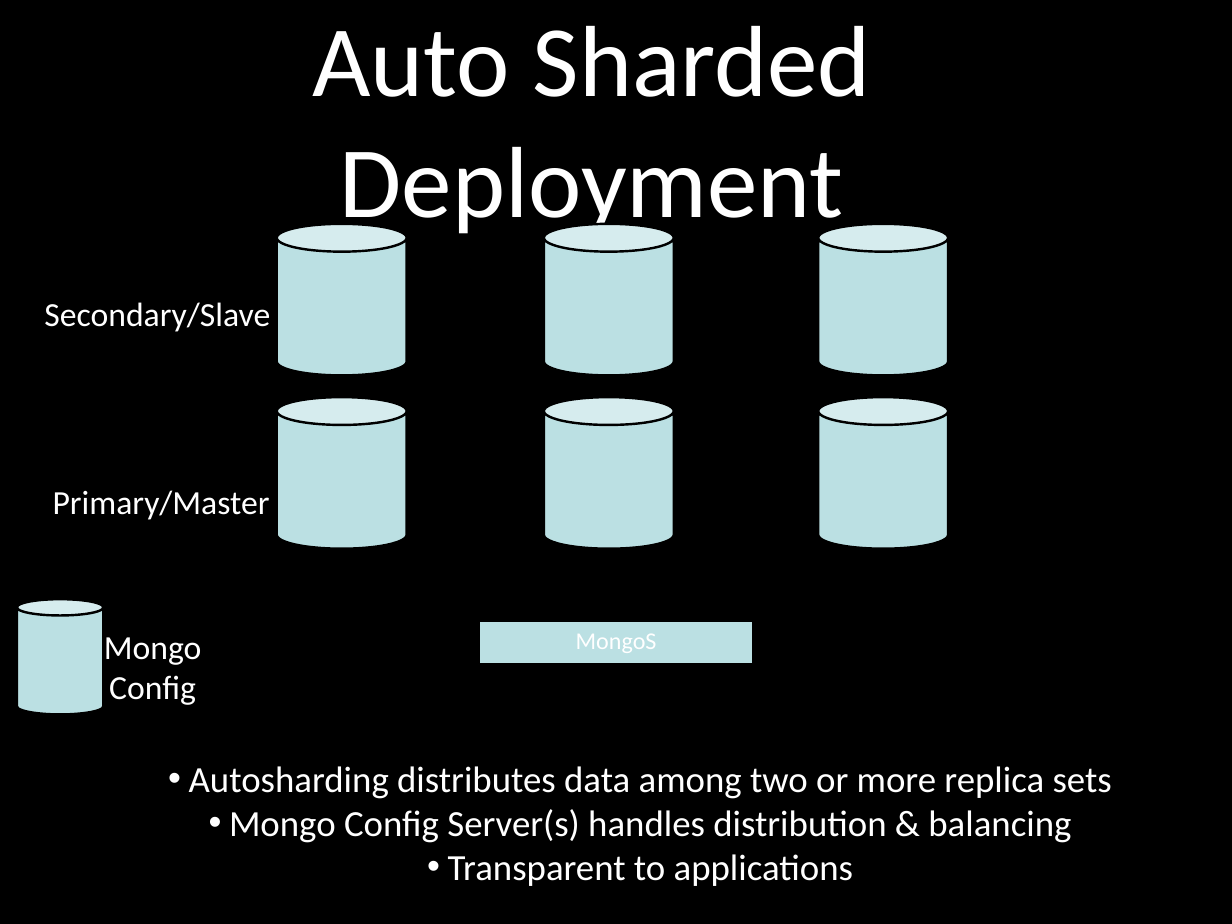
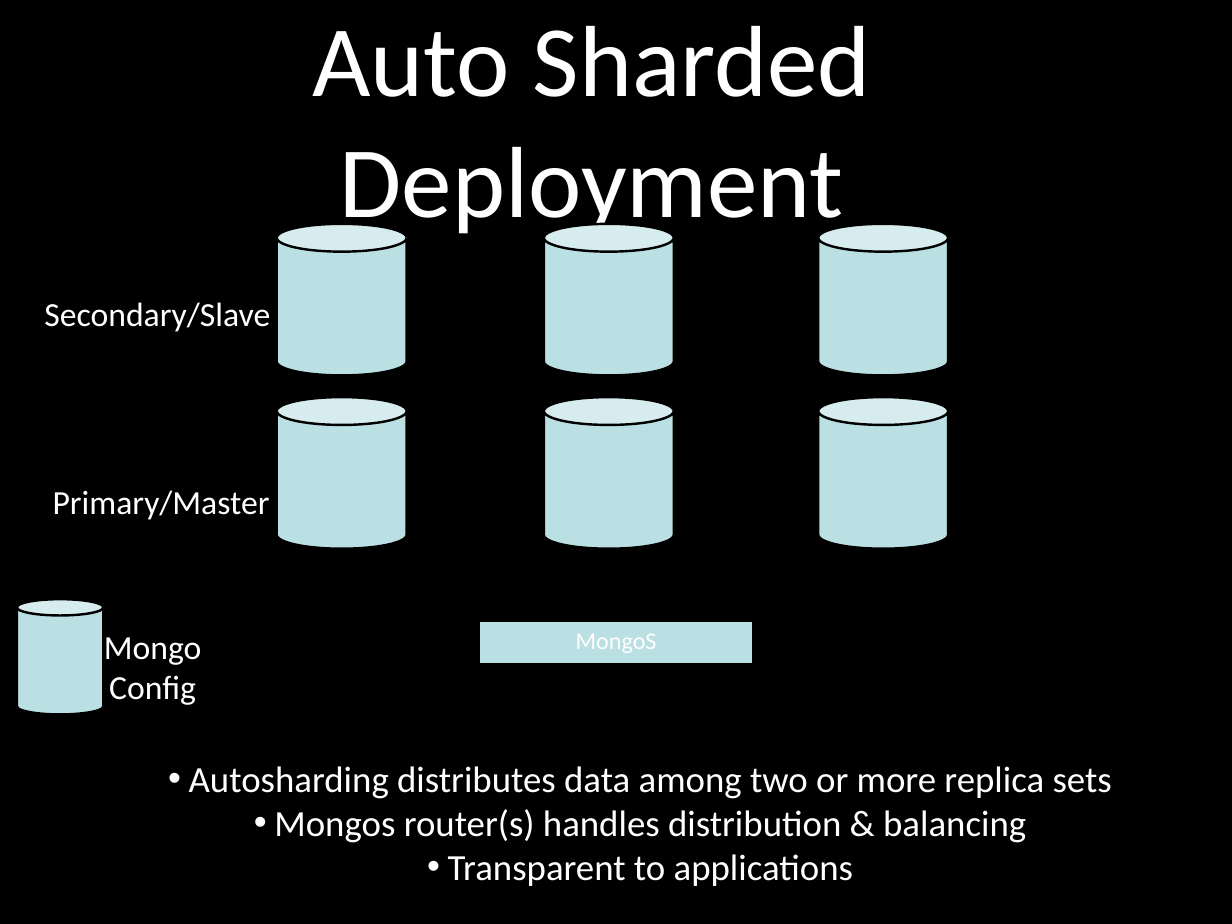
Before and after one commit to stbrody/scratch, a slide deck: slide 24 of WebAppsWithMongoDBWebinar-Oct2011.ppt (slide 21 before the commit). Drawn at 1232x924 pixels with LibreOffice and Linux fonts; fonts in the diff are those of the drawing. Boxes give left, top, right and bottom in pixels: in the first picture for what was removed or moved away, otherwise in the second. Text is boxed around its words. In the diff, an @@ line names an element or a change of style, - is before the commit and + after.

```diff
--- a/WebAppsWithMongoDBWebinar-Oct2011.ppt
+++ b/WebAppsWithMongoDBWebinar-Oct2011.ppt
@@ text at [274, 809, 1026, 843]: text changed @@
-• Mongo Config Server(s) handles distribution & balancing
+• Mongos router(s) handles distribution & balancing
```
Also in this commit, not shown: 5 other slides changed, 3 slides added, 1 slide removed.
